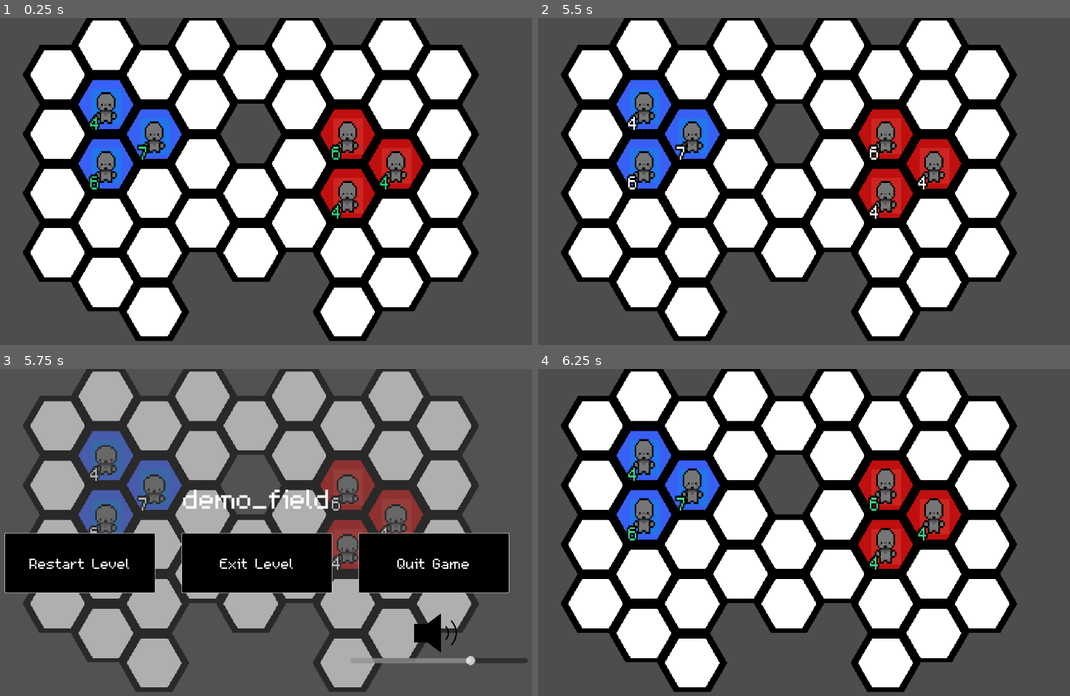
Above: before the commit, frames 1-4 (two rows, left to right).
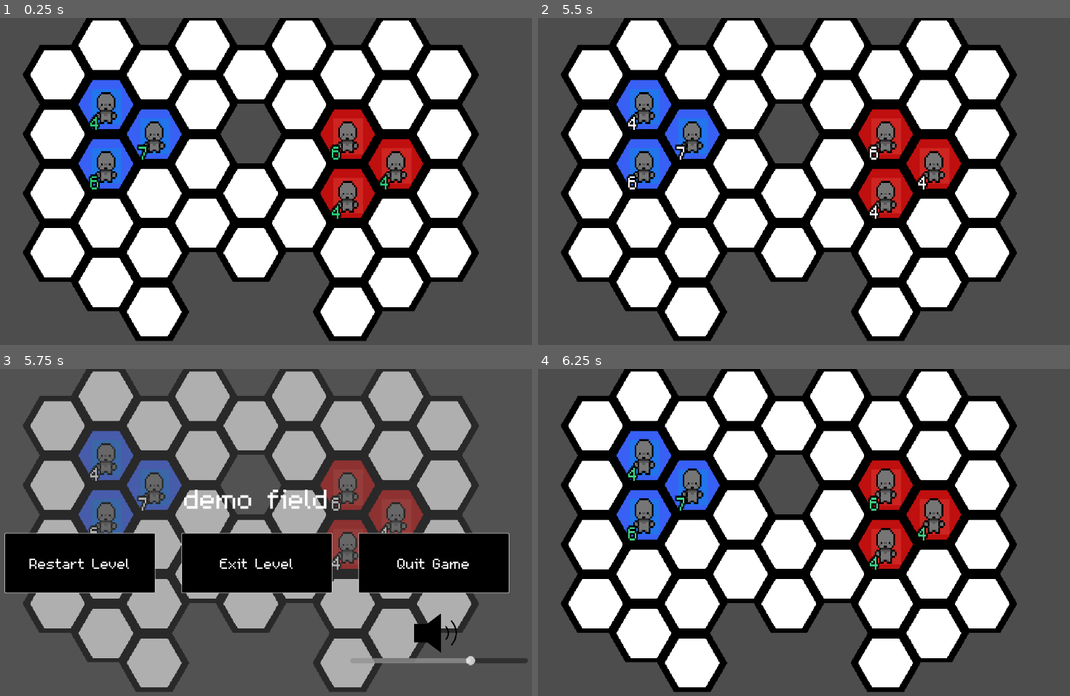
Above: after the commit, the same moments.

Repository: DubiousDuck/Manny-Takes-on-Upper-Management
Game: Godot game, scene res://stages/demo_field.tscn
Same seed, same stepped clock (60 frames per second), same inputs: the game is played once before the commit and once after it. This scene is started directly instead of the project's main scene.
Inputs (mouse positions are in pixels of both pictures, inside the frame that each line leads up to):
- Up to frame 1 (0.25 s): no input
- Up to frame 2 (5.5 s): tap Enter (ui_accept) at 0.5, 0.77, 2.27, 4.52, 5.27 s; move the mouse to (692, 138) at 0.52 s; hold Right (ui_right) 0.53-1.25 s; click (692, 138) at 0.6 s; click "Basic Punch" at 1.25 s; move the mouse to (644, 168) at 2.02 s; hold Down (ui_down) 2.03-2.78 s; click (644, 168) at 2.1 s; move the mouse to (644, 109) at 2.77 s; hold Right (ui_right) 2.78-3.5 s; click (644, 109) at 2.85 s; click "Give MIlk" at 3.5 s; move the mouse to (883, 138) at 4.27 s; hold Up (ui_up) 4.28-5.03 s; click (883, 138) at 4.35 s; move the mouse to (883, 197) at 5.02 s; hold Left (ui_left) from 5.03 s (still down); click (883, 197) at 5.1 s
- Up to frame 3 (5.75 s): keep holding Left (ui_left); tap Escape (ui_cancel) at 5.65 s
- Up to frame 4 (6.25 s): release Left (ui_left) at 5.75 s; click "Restart Level" at 5.75 s

Frames 1-2 are identical in both runs. In frame 3, 1.2% of the frame differs, in the area x 17-77%, y 22-59%; in frame 4, nothing differs.

Commit message:
Trying to capitalize the level name

Diff:
--- a/Global/audio_preload.tscn
+++ b/Global/audio_preload.tscn
@@ -3,6 +3,7 @@
 [ext_resource type="Script" path="res://Global/audio_preload.gd" id="1_bgm7c"]
 
 [node name="AudioPreload" type="AudioStreamPlayer"]
+process_mode = 3
 autoplay = true
 script = ExtResource("1_bgm7c")
 
--- a/stages/demo_field.tscn
+++ b/stages/demo_field.tscn
@@ -1,68 +1,68 @@
 [gd_scene load_steps=13 format=4 uid="uid://bjc751e4ol5ld"]
 
-[ext_resource type="Script" path="res://stages/level.gd" id="1_1snh2"]
-[ext_resource type="PackedScene" uid="uid://dfdd8xbpcid00" path="res://map/tile_map_test.tscn" id="2_hegcs"]
-[ext_resource type="PackedScene" uid="uid://swx1ag0pr6hh" path="res://ui/battle_canvas_layer.tscn" id="2_i3ck5"]
-[ext_resource type="Script" path="res://other_components/cell_highlights.gd" id="3_v4sia"]
-[ext_resource type="Script" path="res://unit/UnitGroupController.gd" id="4_ifsfs"]
-[ext_resource type="Script" path="res://unit/UnitContainer.gd" id="5_ypjfd"]
-[ext_resource type="PackedScene" uid="uid://s6hbciun8a1p" path="res://unit/unit.tscn" id="6_vkavw"]
-[ext_resource type="Script" path="res://unit/PlayerUnit.gd" id="7_fxfs3"]
-[ext_resource type="Resource" uid="uid://b2xolay11juv8" path="res://unit/params/protagonist.tres" id="8_wudo6"]
-[ext_resource type="Resource" uid="uid://bvllti17umvmw" path="res://unit/params/healer.tres" id="9_8w4dy"]
-[ext_resource type="Resource" uid="uid://d35bvyq0lgfdj" path="res://unit/params/ranger.tres" id="9_mfhmk"]
-[ext_resource type="Script" path="res://unit/EnemyUnit.gd" id="13_e31i5"]
+[ext_resource type="Script" path="res://stages/level.gd" id="1_qdo7x"]
+[ext_resource type="PackedScene" uid="uid://swx1ag0pr6hh" path="res://ui/battle_canvas_layer.tscn" id="2_nf0r7"]
+[ext_resource type="PackedScene" uid="uid://dfdd8xbpcid00" path="res://map/tile_map_test.tscn" id="3_1xh2g"]
+[ext_resource type="Script" path="res://other_components/cell_highlights.gd" id="4_8avah"]
+[ext_resource type="Script" path="res://unit/UnitGroupController.gd" id="5_ucbhf"]
+[ext_resource type="Script" path="res://unit/UnitContainer.gd" id="6_r5wgq"]
+[ext_resource type="PackedScene" uid="uid://s6hbciun8a1p" path="res://unit/unit.tscn" id="7_5rpx4"]
+[ext_resource type="Script" path="res://unit/PlayerUnit.gd" id="8_em1jt"]
+[ext_resource type="Resource" uid="uid://b2xolay11juv8" path="res://unit/params/protagonist.tres" id="9_jy5n6"]
+[ext_resource type="Resource" uid="uid://bvllti17umvmw" path="res://unit/params/healer.tres" id="10_rl1g4"]
+[ext_resource type="Script" path="res://unit/EnemyUnit.gd" id="11_pnftc"]
+[ext_resource type="Resource" uid="uid://d35bvyq0lgfdj" path="res://unit/params/ranger.tres" id="12_5si4x"]
 
 [node name="Battlefield" type="Node2D" node_paths=PackedStringArray("tile_map")]
-script = ExtResource("1_1snh2")
+script = ExtResource("1_qdo7x")
 tile_map = NodePath("TileMapTest")
 
-[node name="BattleCanvasLayer" parent="." instance=ExtResource("2_i3ck5")]
+[node name="BattleCanvasLayer" parent="." instance=ExtResource("2_nf0r7")]
 
-[node name="TileMapTest" parent="." instance=ExtResource("2_hegcs")]
+[node name="TileMapTest" parent="." instance=ExtResource("3_1xh2g")]
 tile_map_data = PackedByteArray("AAAAAAEAAAACAAAAAAAAAAIAAAACAAAAAAAAAAMAAAACAAAAAAABAAAAAAACAAAAAAABAAEAAAACAAAAAAABAA …(544 unchanged characters)…
 
 [node name="CellHighlights" type="Node2D" parent="."]
-script = ExtResource("3_v4sia")
+script = ExtResource("4_8avah")
 
 [node name="Camera2D" type="Camera2D" parent="."]
 position = Vector2(290, 264)
 zoom = Vector2(1.25, 1.25)
 
 [node name="Units" type="Node2D" parent="."]
-script = ExtResource("4_ifsfs")
+script = ExtResource("5_ucbhf")
 
 [node name="PlayerGroup" type="Node2D" parent="Units"]
-script = ExtResource("5_ypjfd")
+script = ExtResource("6_r5wgq")
 is_player_controlled = true
 
-[node name="Protag" parent="Units/PlayerGroup" instance=ExtResource("6_vkavw")]
+[node name="Protag" parent="Units/PlayerGroup" instance=ExtResource("7_5rpx4")]
 position = Vector2(126, 184)
-script = ExtResource("7_fxfs3")
-unit_data = ExtResource("8_wudo6")
+script = ExtResource("8_em1jt")
+unit_data = ExtResource("9_jy5n6")
 
-[node name="PlayerUnit2" parent="Units/PlayerGroup" instance=ExtResource("6_vkavw")]
+[node name="PlayerUnit2" parent="Units/PlayerGroup" instance=ExtResource("7_5rpx4")]
 position = Vector2(50, 229)
-script = ExtResource("7_fxfs3")
+script = ExtResource("8_em1jt")
 
-[node name="PlayerUnit3" parent="Units/PlayerGroup" instance=ExtResource("6_vkavw")]
+[node name="PlayerUnit3" parent="Units/PlayerGroup" instance=ExtResource("7_5rpx4")]
 position = Vector2(52, 134)
-script = ExtResource("7_fxfs3")
-unit_data = ExtResource("9_8w4dy")
+script = ExtResource("8_em1jt")
+unit_data = ExtResource("10_rl1g4")
 
 [node name="EnemyGroup" type="Node2D" parent="Units"]
-script = ExtResource("5_ypjfd")
+script = ExtResource("6_r5wgq")
 
-[node name="EnemyUnit" parent="Units/EnemyGroup" instance=ExtResource("6_vkavw")]
+[node name="EnemyUnit" parent="Units/EnemyGroup" instance=ExtResource("7_5rpx4")]
 position = Vector2(434, 180)
-script = ExtResource("13_e31i5")
+script = ExtResource("11_pnftc")
 
-[node name="EnemyUnit2" parent="Units/EnemyGroup" instance=ExtResource("6_vkavw")]
+[node name="EnemyUnit2" parent="Units/EnemyGroup" instance=ExtResource("7_5rpx4")]
 position = Vector2(436, 279)
-script = ExtResource("13_e31i5")
-unit_data = ExtResource("9_mfhmk")
+script = ExtResource("11_pnftc")
+unit_data = ExtResource("12_5si4x")
 
-[node name="EnemyUnit3" parent="Units/EnemyGroup" instance=ExtResource("6_vkavw")]
+[node name="EnemyUnit3" parent="Units/EnemyGroup" instance=ExtResource("7_5rpx4")]
 position = Vector2(511, 230)
-script = ExtResource("13_e31i5")
-unit_data = ExtResource("9_mfhmk")
+script = ExtResource("11_pnftc")
+unit_data = ExtResource("12_5si4x")
--- a/ui/battle_canvas_layer.gd
+++ b/ui/battle_canvas_layer.gd
@@ -18,12 +18,17 @@
 		menuIsDisplayed = !menuIsDisplayed
 		battle_menu_control.visible = menuIsDisplayed
 
-		label.text = get_tree().current_scene.scene_file_path.get_file().replace(".tscn", "")
+		var filename = get_tree().current_scene.scene_file_path.get_file().replace(".tscn", "")
+		var parts = filename.split("_")  # Split the string by underscores
+		var result = " ".join(parts)      # Join the parts with spaces
 
-		#if menuIsDisplayed:
-			#get_tree().paused = true
-		#else:
-			#get_tree().paused = false
+		label.text = result
+
+
+		if menuIsDisplayed:
+			get_tree().paused = true
+		else:
+			get_tree().paused = false
 
 		print("Escape key pressed! menu displayed = " + str(menuIsDisplayed))
 
--- a/ui/battle_canvas_layer.tscn
+++ b/ui/battle_canvas_layer.tscn
@@ -5,6 +5,7 @@
 [ext_resource type="Texture2D" uid="uid://cva3wsbyec1c2" path="res://ui/VolumeSprites/Splatcho Volume Slider (1).png" id="3_y3cgx"]
 
 [node name="BattleCanvasLayer" type="CanvasLayer"]
+process_mode = 3
 script = ExtResource("1_pg7py")
 
 [node name="BattleMenuControl" type="Control" parent="."]
